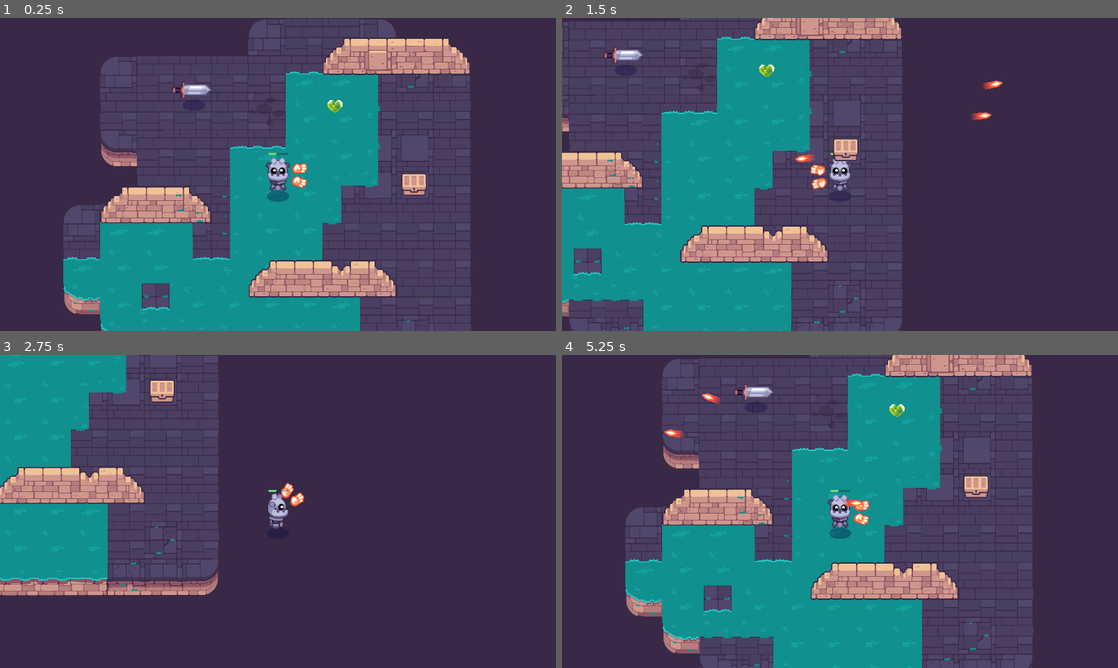
Above: before the commit, frames 1-4 (two rows, left to right).
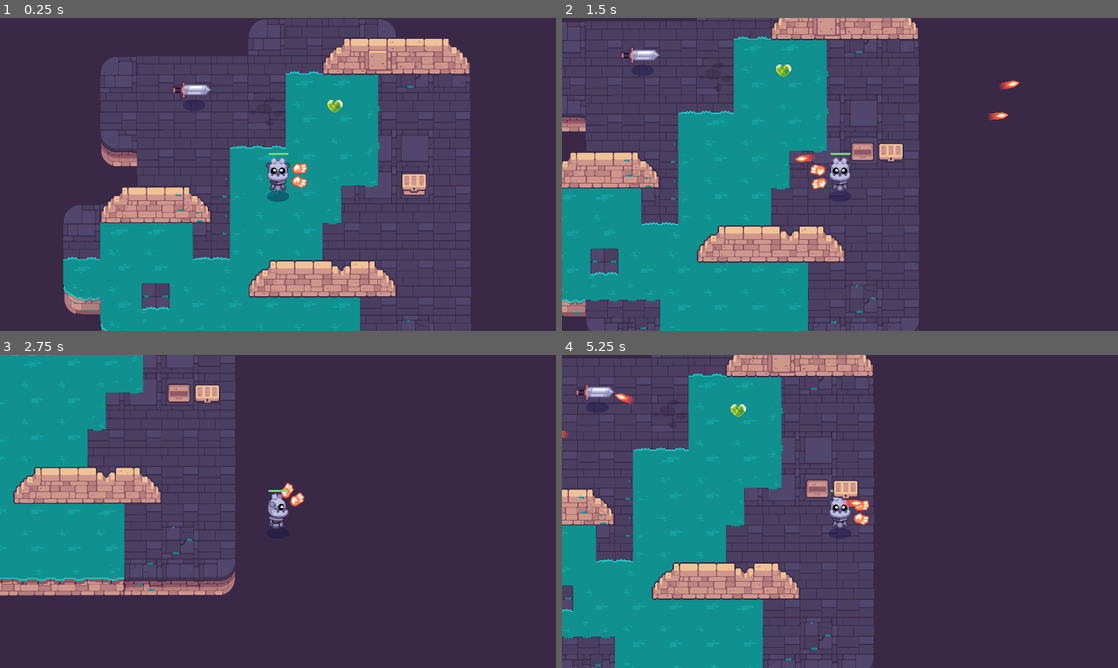
Above: after the commit, the same moments.

Repository: yaliu10/Path-of-Sorcerers-Game
Game: Godot game, scene res://Lessons/test_scene.tscn
Two runs of this game, one before a commit and one after it. Both use one fixed random seed, a clock stepped at 60 frames per second and the inputs below.
Inputs (mouse positions are in pixels of both pictures, inside the frame that each line leads up to):
- Up to frame 1 (0.25 s): no input
- Up to frame 2 (1.5 s): tap Enter at 0.5 s; move the mouse to (962, 158) at 0.52 s; hold Right (move_right) 0.53-1.28 s; hold E (interact, bound only after the commit) 0.53-1.28 s; click (962, 158) at 0.67 s; tap Space at 0.77 s; move the mouse to (728, 190) at 1.27 s; hold Down (move_down) from 1.28 s (still down); click (728, 190) at 1.35 s
- Up to frame 3 (2.75 s): tap Space at 1.52 s; tap E (interact, bound only after the commit) at 1.55 s; move the mouse to (333, 442) at 2.02 s; release Down (move_down) at 2.03 s; hold Right (move_right) from 2.03 s (still down); hold E (interact, bound only after the commit) from 2.03 s (still down)
- Up to frame 4 (5.25 s): move the mouse to (812, 574) at 2.77 s; release Right (move_right) at 2.78 s; release E (interact, bound only after the commit) at 2.78 s; hold W (move_up) 2.78-3.53 s; tap Z at 2.85 s; click (812, 574) at 2.92 s; tap Space at 3.02, 3.77, 4.52 s; tap E (interact, bound only after the commit) at 3.05, 4.55 s; move the mouse to (1006, 558) at 3.52 s; hold E (interact, bound only after the commit) 3.53-4.28 s; hold Left (move_left) 3.53-5.03 s; move the mouse to (673, 464) at 4.27 s; click (673, 464) at 4.35 s; move the mouse to (867, 511) at 5.02 s; hold Down (move_down) from 5.03 s (still down); hold E (interact, bound only after the commit) from 5.03 s (still down); click (867, 511) at 5.17 s

The runs differ from the first frame. In frame 1, less than 0.1% of the frame differs, in the area x 49-52%, y 43-44%; in frame 2, 16%; in frame 3, 8.2%; in frame 4, 68%, in the area x 0-85%, y 0-100%.

Commit message:
Fail to fix the chest pop out problem

Diff:
--- a/M10.twin_stick_workbook/Lessons/chest.gd
+++ b/M10.twin_stick_workbook/Lessons/chest.gd
@@ -16,11 +16,40 @@
 		player_near_by = false
 	)
 
-func _get_configuration_warnings() -> PackedStringArray:
-	var warnings := PackedStringArray()
+func _unhandled_input(event: InputEvent) -> void:
+	if player_near_by and event.is_action_pressed("interact"):
+		animation_player.play("open")
+
+		create_pickup()
+		set_process_unhandled_input(false)
+		get_viewport().set_input_as_handled()
+
+func create_pickup() -> void:
 	if possible_items == []:
-		warnings.append("No potential pickups have been set. The chest will not loot any items.")
-	return warnings
+		return
 
-func open() -> void:
-	animation_player.play("open")
+	var item: Item = possible_items.pick_random()
+	var pickup: Pickup = preload("res://Lessons/pickup.tscn").instantiate()
+	pickup.item = item
+	add_child(pickup)
+
+	var random_angle := randf_range(0.0, 2.0 * PI)
+	var random_direction := Vector2(1.0, 0.0).rotated(random_angle)
+	var land_position := random_direction * randf_range(60.0, 120.0)
+
+	const FLIGHT_TIME := 0.4
+	const HALF_FLIGHT_TIME := FLIGHT_TIME / 2.0
+
+	var tween := create_tween()
+	tween.set_parallel()
+	pickup.scale = Vector2(0.25, 0.25)
+	tween.tween_property(pickup, "scale", Vector2(1.0, 1.0), HALF_FLIGHT_TIME)
+	tween.tween_property(pickup, "position", land_position.x, FLIGHT_TIME)
+
+	tween = create_tween()
+	tween.set_trans(Tween.TRANS_QUAD)
+	tween.set_ease(Tween.EASE_OUT)
+	var jump_height := randf_range(30.0, 80.0)
+	tween.tween_property(pickup, "position:y", land_position.y - jump_height, HALF_FLIGHT_TIME)
+	tween.set_ease(Tween.EASE_IN)
+	tween.tween_property(pickup, "position:y", land_position.y, HALF_FLIGHT_TIME)
--- a/M10.twin_stick_workbook/Lessons/chest.tscn
+++ b/M10.twin_stick_workbook/Lessons/chest.tscn
@@ -1,19 +1,22 @@
-[gd_scene load_steps=13 format=3 uid="uid://uholtatss5km"]
+[gd_scene load_steps=14 format=3 uid="uid://uholtatss5km"]
 
 [ext_resource type="Script" path="res://Lessons/chest.gd" id="1_j1a0k"]
 [ext_resource type="Texture2D" uid="uid://dub7cda3qxho2" path="res://pickups/chest/chest_bottom.png" id="2_rjblq"]
-[ext_resource type="Script" path="res://Lessons/item.gd" id="2_srr42"]
+[ext_resource type="Script" path="res://Lessons/item.gd" id="2_x4k5s"]
 [ext_resource type="Texture2D" uid="uid://bfj2ayjhou4bv" path="res://pickups/chest/chest_top.png" id="3_nyncg"]
-[ext_resource type="AudioStream" uid="uid://c2woejhi871h1" path="res://pickups/pickup.wav" id="3_s0bv5"]
-[ext_resource type="Script" path="res://Lessons/healing_item.gd" id="3_tjg1y"]
-[ext_resource type="Texture2D" uid="uid://be8lmb157qflx" path="res://pickups/pickup_health.png" id="4_7t7ur"]
+[ext_resource type="Script" path="res://Lessons/healing_item.gd" id="3_vbmoj"]
+[ext_resource type="AudioStream" uid="uid://c2woejhi871h1" path="res://pickups/pickup.wav" id="4_jx2uq"]
+[ext_resource type="Texture2D" uid="uid://be8lmb157qflx" path="res://pickups/pickup_health.png" id="5_6r711"]
 
-[sub_resource type="Resource" id="Resource_tsuxc"]
-script = ExtResource("3_tjg1y")
+[sub_resource type="Resource" id="Resource_s3h7h"]
+script = ExtResource("3_vbmoj")
 healing_amount = 5
 display_name = ""
-texture = ExtResource("4_7t7ur")
-sound_on_pickup = ExtResource("3_s0bv5")
+texture = ExtResource("5_6r711")
+sound_on_pickup = ExtResource("4_jx2uq")
+
+[sub_resource type="RectangleShape2D" id="RectangleShape2D_jbg2s"]
+size = Vector2(90, 81)
 
 [sub_resource type="RectangleShape2D" id="RectangleShape2D_ehxc7"]
 size = Vector2(112, 107.5)
@@ -57,7 +60,14 @@
 
 [node name="Chest" type="Area2D"]
 script = ExtResource("1_j1a0k")
-possible_items = Array[ExtResource("2_srr42")]([SubResource("Resource_tsuxc")])
+possible_items = Array[ExtResource("2_x4k5s")]([SubResource("Resource_s3h7h")])
+
+[node name="StaticBody2D" type="StaticBody2D" parent="."]
+
+[node name="CollisionShape2D" type="CollisionShape2D" parent="StaticBody2D"]
+position = Vector2(0, 4.5)
+shape = SubResource("RectangleShape2D_jbg2s")
+debug_color = Color(0.790229, 0.372689, 0.560652, 0.42)
 
 [node name="CollisionShape2D" type="CollisionShape2D" parent="."]
 position = Vector2(0, 0.25)
--- a/M10.twin_stick_workbook/Lessons/mob.tscn
+++ b/M10.twin_stick_workbook/Lessons/mob.tscn
@@ -20,7 +20,7 @@
 collision_mask = 2
 motion_mode = 1
 script = ExtResource("1_rt5sd")
-damage = 10
+damage = 15
 
 [node name="Sprite2D" type="Sprite2D" parent="."]
 texture = ExtResource("2_tjx57")
--- a/M10.twin_stick_workbook/Lessons/player.tscn
+++ b/M10.twin_stick_workbook/Lessons/player.tscn
@@ -20,10 +20,8 @@
 corner_radius_bottom_left = 4
 
 [node name="Player" type="CharacterBody2D"]
-collision_mask = 0
 motion_mode = 1
 script = ExtResource("1_mx7x6")
-max_health = 40
 
 [node name="Sprite2D" type="Sprite2D" parent="."]
 texture = ExtResource("1_s5ygc")
--- a/M10.twin_stick_workbook/project.godot
+++ b/M10.twin_stick_workbook/project.godot
@@ -103,6 +103,11 @@
 , Object(InputEventKey,"resource_local_to_scene":false,"resource_name":"","device":-1,"window_id":0,"alt_pressed":false …(183 unchanged characters)…
 ]
 }
+interact={
+"deadzone": 0.5,
+"events": [Object(InputEventKey,"resource_local_to_scene":false,"resource_name":"","device":-1,"window_id":0,"alt_pressed":false,"shift_pressed":false,"ctrl_pressed":false,"meta_pressed":false,"pressed":false,"keycode":0,"physical_keycode":69,"key_label":0,"unicode":101,"location":0,"echo":false,"script":null)
+]
+}
 
 [layer_names]
 
Not shown: 2 places in M10.twin_stick_workbook/Lessons/pickup.tscn that only renumber resources
